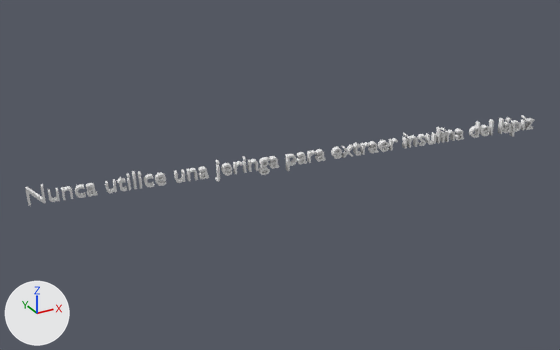
What one commit did to the Blender file Medical/Assets/AR2/Seba/Textos/Paso 3/Paso3.3.blend.
Rendered twice from a 50 mm camera at (-10.1, -24.7, 13.1) aimed at (4.2, 1.3, 0.1). Every picture has the same lights, and +X, +Y and +Z are marked at lower left.

Names of what the first picture shows: 'Text'.
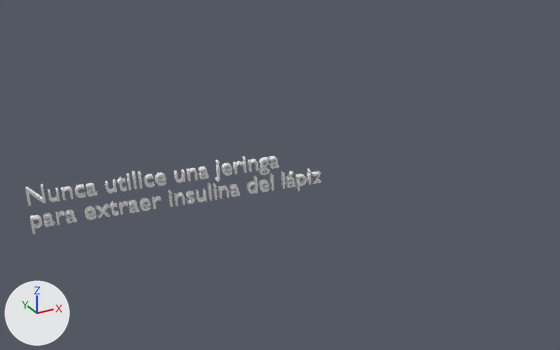
Where the change shows, as pixel boxes (x1, y1, x2, y2) in the pictures (560 x 350 px):
'Text', text changed: before (25, 115, 534, 206); after (25, 156, 321, 234)

Diff of the bpy script that builds the scene:
```diff
--- a/Medical/Assets/AR2/Seba/Textos/Paso 3/Paso3.3.blend.py
+++ b/Medical/Assets/AR2/Seba/Textos/Paso 3/Paso3.3.blend.py
@@ txt_text @@
 txt_text = bpy.data.curves.new('Text', 'FONT')
-txt_text.body = 'Nunca utilice una jeringa para extraer insulina del lápiz '
+txt_text.body = 'Nunca utilice una jeringa \npara extraer insulina del lápiz '
 txt_text.extrude = 0.118
```
